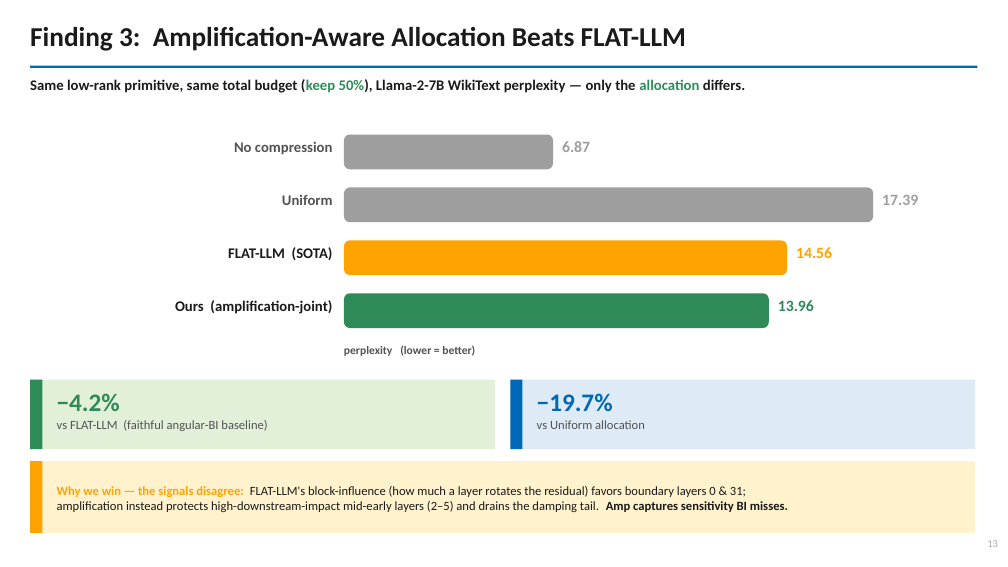
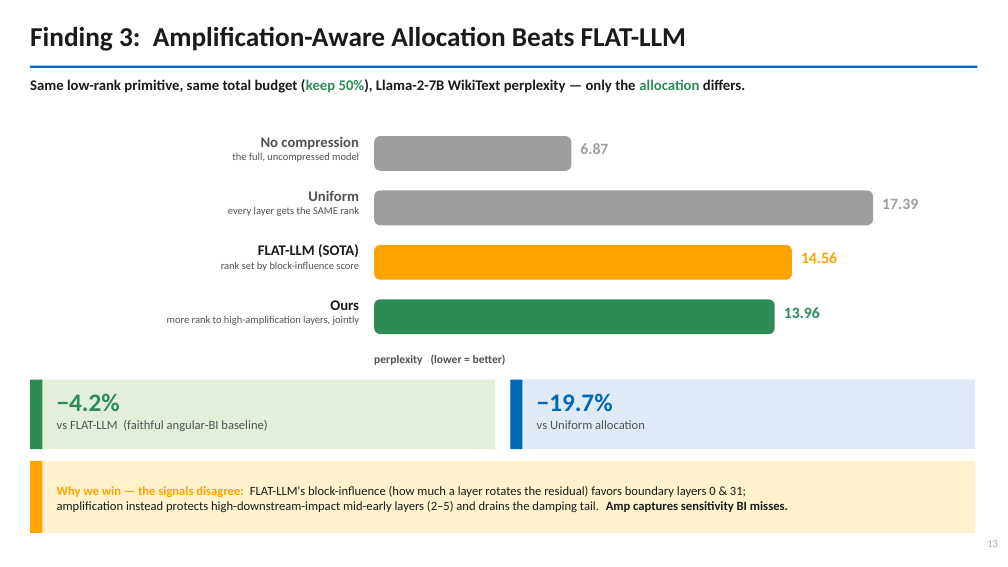
Before and after one commit to shahrzadesmat/HyperGraph, a slide deck: slide 14 of hypergraph_slides.pptx. Drawn at 1008x567 pixels with LibreOffice and Linux fonts; fonts in the diff are those of the drawing. Boxes give left, top, right and bottom in pixels: in the first picture for what was removed or moved away, otherwise in the second. Text is boxed around its words. In the diff, an @@ line names an element or a change of style, - is before the commit and + after.

```diff
--- a/hypergraph_slides.pptx
+++ b/hypergraph_slides.pptx
@@ rounded rectangle: place and size @@
-rounded rectangle at [344, 135, 554, 169]
+rounded rectangle at [374, 136, 572, 171]
@@ text "6.87": place and size @@
-text "6.87" at [562, 141, 590, 152]
+text "6.87" at [580, 143, 608, 154]
@@ text at [232, 152, 359, 162]: paragraph added @@
+the full, uncompressed model
@@ text "Uniform": place and size @@
-text "Uniform" at [282, 195, 333, 205]
+text "Uniform" at [228, 190, 359, 216]
@@ text at [228, 206, 359, 216]: paragraph added @@
+every layer gets the SAME rank
@@ rounded rectangle: place and size @@
-rounded rectangle at [344, 188, 873, 222]
+rounded rectangle at [374, 191, 873, 225]
@@ text "17.39": place and size @@
-text "17.39" at [882, 195, 918, 205]
+text "17.39" at [882, 199, 918, 209]
@@ text "FLAT-LLM (SOTA)": place and size @@
-text "FLAT-LLM (SOTA)" at [228, 247, 333, 260]
+text "FLAT-LLM (SOTA)" at [221, 244, 359, 271]
@@ text at [221, 261, 359, 271]: paragraph added @@
+rank set by block-influence score
@@ rounded rectangle: place and size @@
-rounded rectangle at [344, 240, 787, 275]
+rounded rectangle at [374, 245, 792, 280]
@@ text "14.56": place and size @@
-text "14.56" at [796, 247, 832, 258]
+text "14.56" at [801, 252, 837, 263]
@@ rounded rectangle: place and size @@
-rounded rectangle at [344, 293, 769, 328]
+rounded rectangle at [374, 299, 775, 334]
@@ text at [167, 300, 359, 325]: text changed; size 14 to 10 pt; text colour #1A1A1A to #525252; bold off @@
-Ours (amplification-joint)
+Ours
+more rank to high-amplification layers, jointly
@@ text "13.96": place and size @@
-text "13.96" at [778, 300, 814, 311]
+text "13.96" at [784, 307, 820, 318]
@@ text "perplexity (lower = better)": place and size @@
-text "perplexity (lower = better)" at [344, 345, 475, 356]
+text "perplexity (lower = better)" at [374, 354, 506, 365]
```
Also in this commit, not shown: 1 other file.
